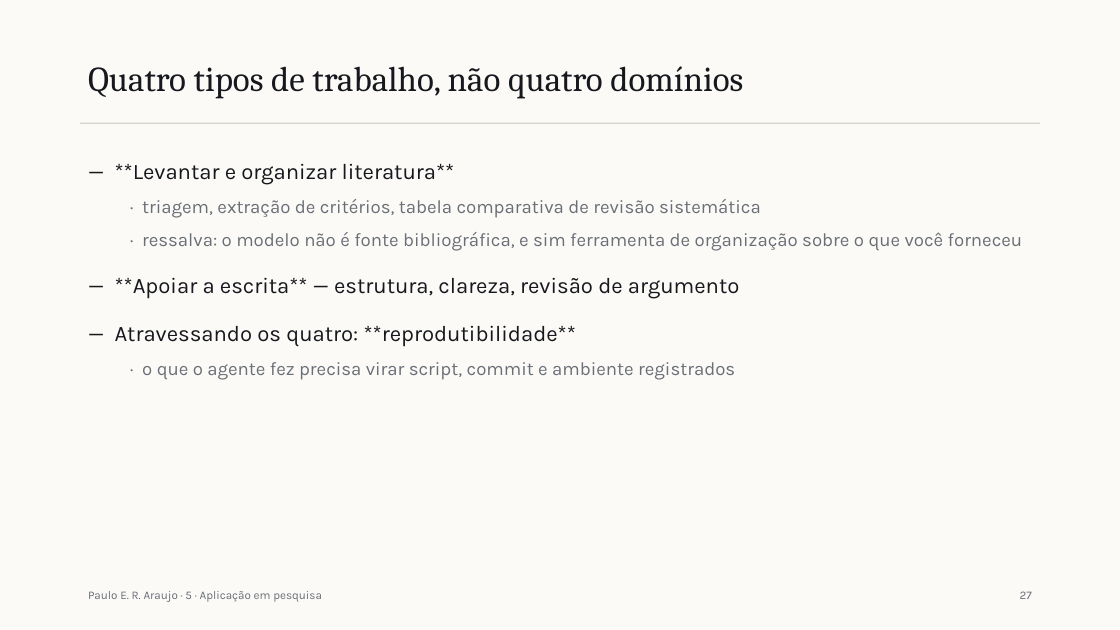
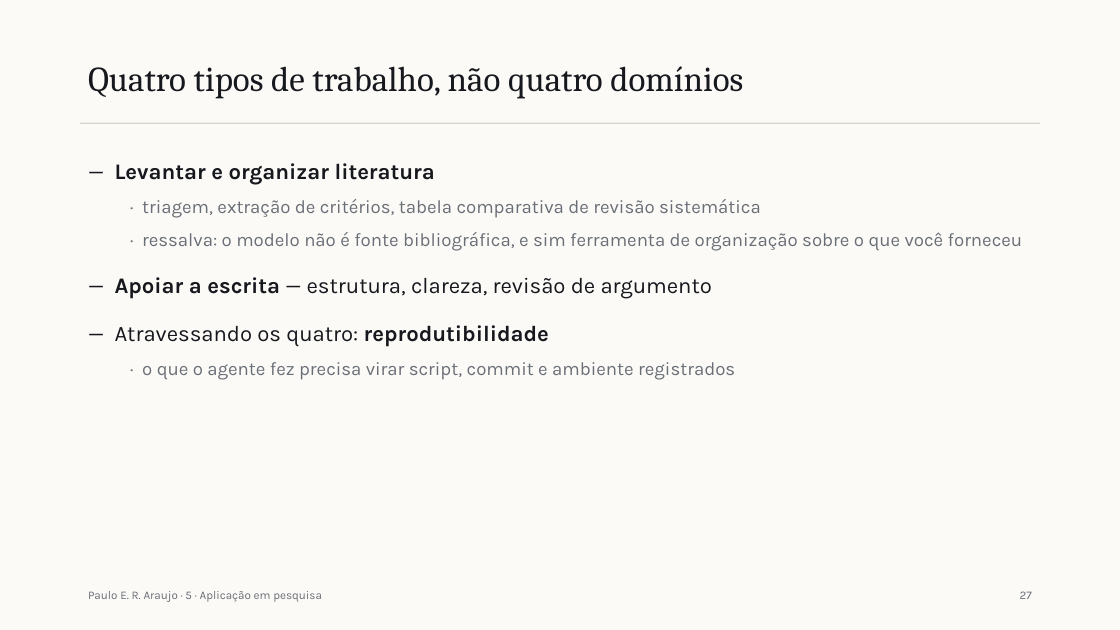
Before and after one commit to pumba-dev/claude-guide, a slide deck: slide 33 of slides/saida/aula-1.pptx. Drawn at 1120x630 pixels with LibreOffice and Linux fonts; fonts in the diff are those of the drawing. Boxes give left, top, right and bottom in pixels: in the first picture for what was removed or moved away, otherwise in the second. Text is boxed around its words. In the diff, an @@ line names an element or a change of style, - is before the commit and + after.

```diff
--- a/slides/saida/aula-1.pptx
+++ b/slides/saida/aula-1.pptx
@@ text at [115,163,435,185]: text changed; bold on @@
-— **Levantar e organizar literatura**
+— Levantar e organizar literatura
@@ text at [115,277,712,347]: text changed @@
-— **Apoiar a escrita** — estrutura, clareza, revisão de argumento
-— Atravessando os quatro: **reprodutibilidade**
+— Apoiar a escrita — estrutura, clareza, revisão de argumento
+— Atravessando os quatro: reprodutibilidade
```
Also in this commit, not shown: 24 other slides changed, 6 other files.
